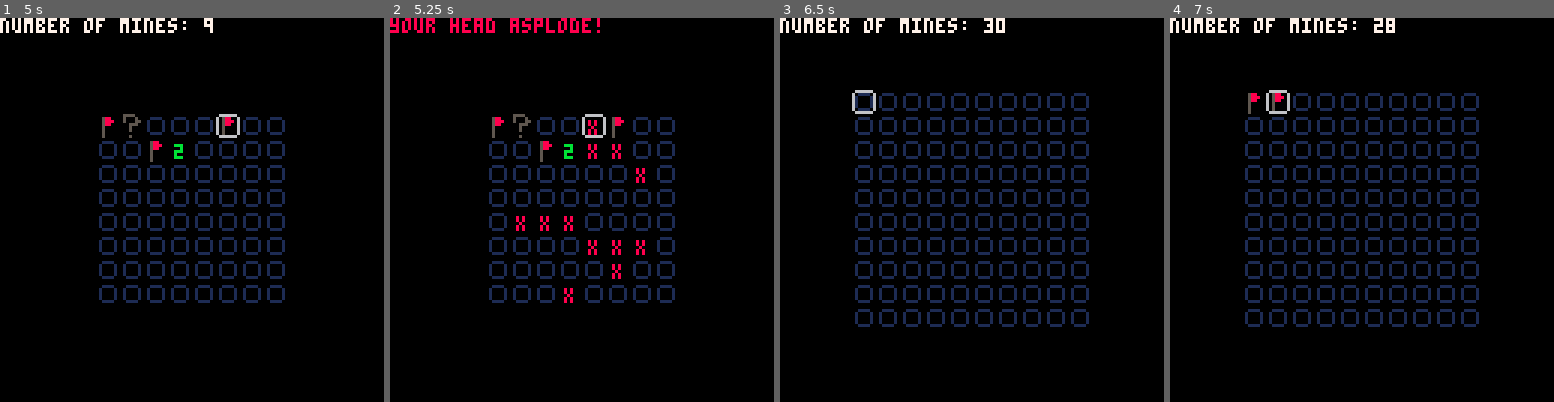
Above: before the commit, frames 1-4 (left to right).
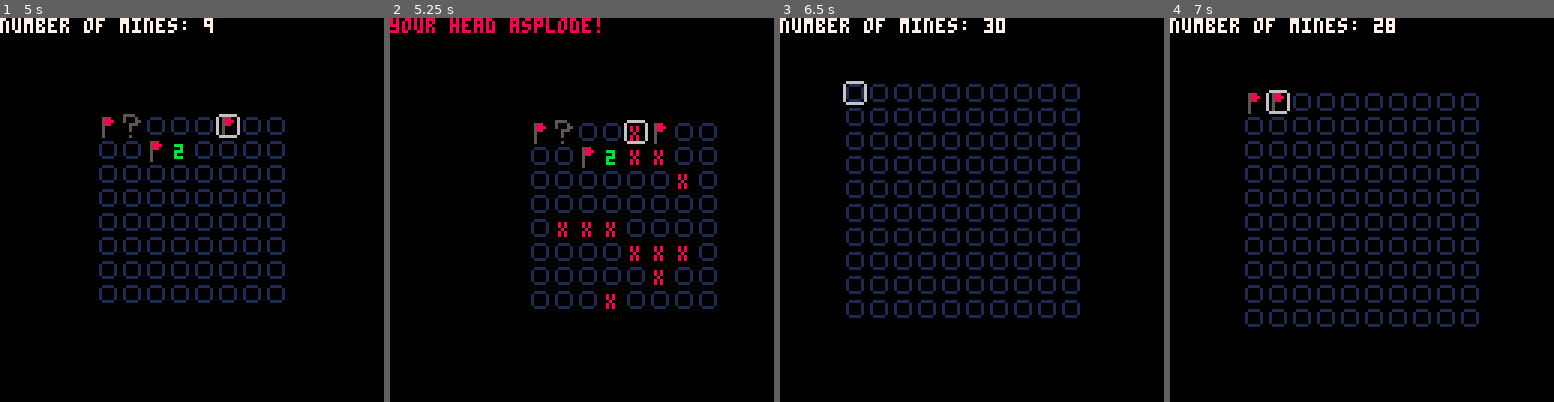
Above: after the commit, the same moments.

Repository: bladh/pico8-minesweeper
Game: PICO-8 cartridge mine.p8
Two runs of this game, one before a commit and one after it. Both use one fixed random seed, a clock stepped at 60 frames per second and the inputs below.
Inputs:
- Up to frame 1 (5 s): tap X (X key) at 0.33, 1.07, 1.85, 2.97, 4.08 s; tap O (Z key) at 0.7, 1.7, 2.1, 2.5, 2.9, 3.3, 3.7, 4.1, 4.5, 4.9 s; hold Right 1.6-2.1 s; hold Up 2.15-2.42 s; hold Right 2.47-3.03 s; hold Left 3.08-3.58 s; hold Down 3.63-3.97 s; hold Right 4.02-4.68 s; hold Up from 4.73 s (still down)
- Up to frame 2 (5.25 s): release Up at 5.03 s; hold Left from 5.08 s (still down); tap X (X key) at 5.2 s
- Up to frame 3 (6.5 s): tap O (Z key) at 5.3, 5.7, 6.1 s; release Left at 5.68 s; hold Down 5.73-6.03 s; hold Right from 6.08 s (still down); tap X (X key) at 6.32 s
- Up to frame 4 (7 s): tap O (Z key) at 6.5, 6.9 s; release Right at 6.58 s; hold Right from 6.63 s (still down)

Frame 1 is identical in both runs. In frame 2, 11% of the frame differs, in the area x 25-86%, y 25-76%; in frame 3, 15%, in the area x 16-81%, y 16-81%; in frame 4, nothing differs.

Commit message:
Add screen shake on game over

Diff:
--- a/mine.p8
+++ b/mine.p8
@@ -3,6 +3,9 @@
 __lua__
 function _init()
   state = 0
+  shake = 0
+  shakex = 0
+  shakey = 0
   mstate = init_menu()
 end
 
@@ -28,6 +31,17 @@
 end
 
 function draw_board(board)
+  if shake > 0 do
+    shakex = rnd(shake)-(shake/2)
+    shakey = rnd(shake)-(shake/2)
+    shake -= 2
+    vo += shakey
+    ho += shakex
+  else
+    shake = 0
+    shakex = 0
+    shakey = 0
+  end
 
   for i=0,board.width-1 do
     for j=0,board.height-1 do
@@ -51,6 +65,9 @@
   else
     print("number of mines: "..(num_mines-flags),0,0,7)
   end
+
+  vo -= shakey
+  ho -= shakex
 end
 -->8
 function init_game(mines, width, height)
@@ -195,6 +212,7 @@
 
 function game_over(board)
   playing = false
+  shake = 30
   for x=1,board.width do
     for y=1, board.height do
       if board.f[x][y].v == "x" do
